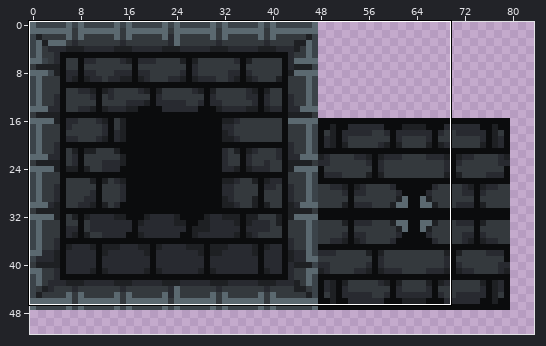
File history of a sprite sheet, Assets/Sprites/Tileset.png. The picture above shows the old version from afar; the outline marks the close-up.
Close-up. The starting point:
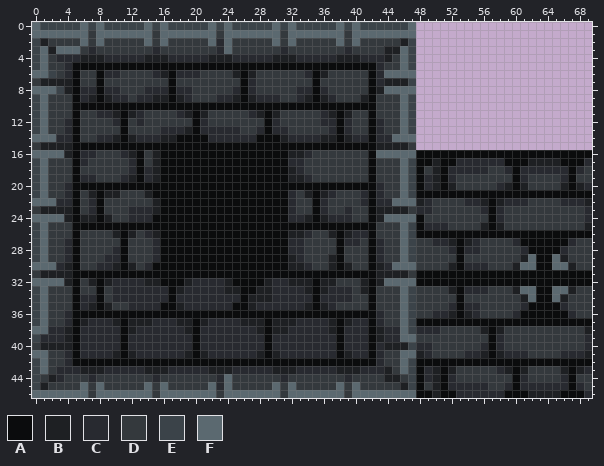
The file is 128x128 pixels. Colours within 5 levels of each other are drawn and written as one. Shown: x 0..69, y 0..46. The wide view leaves out empty margins.
Palette (. is transparent): A #0b0c0d  B #1e2023  C #282a30  D #34393d  E #3b4349  F #5b6970
Pixels before (only the part around the change), first column x 0:
 0 FEEEEEFEFEEEEEFEFEEEEEFEFEEEEEFEFEEEEEFEFEEEEEEF......................
 1 FFFFFFFDFFFFFFFDFFFFFFFDFFFFFFFDFFFFFFFDFFFFFFFF......................
 2 EBDDDDFDFDDDDDFDFDDDDDFCFDDDDDFDFDDDDDFDFDDDDDBE......................
 3 EFBFFFDCDDDDDDDCDDDDDDDCFDDDDDDCDDDDDDDCDDDDBBFE......................
 4 EFDCCCBBBCCCCCBBBCCCCCBBBCCCCCBBBCCCCCBBBCCCBDFE......................
 5 EFDDCAAAAAAAAAAAAAAAAAAAAAAAAAAAAAAAAAAAAAACDDFE......................
 6 FFEDCADDACCDDDDCBACCCDDDDBABDDDDDDCABDDDDDACFFFF......................
 7 DBBBBADDADDDDDDDDADDDDDDDDACDDDDDDDADDDDDDACBBBE......................
 8 FFFEBACCACCDDDCCCACCDDDDDCACDDDDDCCACDDDDDABFFFF......................
 9 EFDDDACBABCCDCCBBABCDDDCCBABCCCDDCBABCDDDBADDDFE......................
10 EFDDDAAAAAAAAAAAAAAAAAAAAAAAAAAAAAAAAAAAAAADDDFE......................
11 EFDDDADDCCBABCDDDDCBABDDDDDCBABDDDDDCBABDDADDDFE......................
12 EFDDCADDDDCADCDDDDDDACDDDDDDDACDDDDDCCACDDACDDFE......................
13 EFDDCADDDDDADDDDCCCBACCCCCDDCACCDDDDDCACDDACDDFE......................
14 FFFCCADDCCBABCCCBBAAAACCCCCCAAABCCCCBBABCCACCFFF......................
15 DBBBBAAAAAAAAAAAAAAAAAAAAAAAAAAAAAAAAAAAAAABBBBD......................
16 FFFFBACCDDDCBADBAAAAAAAAAAAAAAAABBCDDDDDDDAFFFFFAAAAAAAAAAAAAAAAAAAAAA
17 EFDDDACDDDDDCADBAAAAAAAAAAAAAAAACCDDDDDDDDADDDFEAABAACCCCCCAAABBBBAAAC
18 EFDDDADDDDDDCACBAAAAAAAAAAAAAAAABCDDDDDDDDADDDFEADBACCCCCDDCACCCCCCACD
19 EFDDDACCDDDCBACBAAAAAAAAAAAAAAAABBCDDDDDDDADDDFEACBACDDDDDDDACDDDDCADD
20 EFDDCAAAAAAAAAAAAAAAAAAAAAAAAAAAAAAAAAAAAAACDDFEACBABDDDDDCBABDDDDBABC
21 EFDDCADBABBDDDBAAAAAAAAAAAAAAAAACDBABCDDDCACDDFEAAAAAAAAAAAAAAAAAAAAAA
22 FFFCCADCADDDDDDBAAAAAAAAAAAAAAAACDDACDDDDCACCFFFBCDDDDCCBABCCCDDDDCCCB
23 DBBBBADCADDDCCCBAAAAAAAAAAAAAAAACDDACDDCDDABBBBDCCDDDDDDCACDDDDDDDDDDC
24 FFFFBABBABDDCCCAAAAAAAAAAAAAAAAACCBABCCCDDABFFFFADDDDDDDDACDDDDDDDDDDC
25 EFDDDAAAAAAAAAAAAAAAAAAAAAAAAAAAAAAAAAAAAAADDDFEACCCDDDDBABDDDDDDDDDDB
26 EFDDDADDDDBABDCBAAAAAAAAAAAAAAAABBCDDBABCCADDDFEAAAAAAAAAAAAAAAAAAAAAA
27 EFDDCADDDDDADDDCAAAAAAAAAAAAAAAACCDDDDACCDACDDFEDDCCBABCDDDDCAAAAAACDD
28 EFDDCADDDDCADDDCAAAAAAAAAAAAAAAACCDDDDADDDACDDFEDDDDCACCDDDDDCAAAACDDD
29 EFDDCADDDCCADDDCAAAAAAAAAAAAAAAABCDDDBADDDACDDFEDDDDDADDDDDDDBFAAFBDDD
30 FFFCBADDCCBABDCAAAAAAAAAAAAAAAAABBCDDBABDDABCFFFDDDDBACCCDDDBFFAAFFBDD
31 DBBBBAAAAAAAAAAAAAAAAAAAAAAAAAAAAAAAAAAAAAABBBBDAAAAAAAAAAAAAAAAAAAAAA
32 FFFFBADBABCCCCBBAAABCCCCBAAAABCCBBBABBDDDBABFFFFAAAAAAAAAAAAAAAAAAAAAA
33 EFDDDADDADCCCCCCCABCCCCCBBAABBCCCCBABCCCDBADDDFEDDDDBACCCDDDBFFAAFFBDD
34 EFDDDACCADCCCCCCCACCCCCCCCABBBCCCCCACCCCDDADDDFEDDDDDADDDDDDDBFAAFBDDD
35 EFDDDACBABDDCCCCAABCCCCCCAABCCCCCCBABCDDDDADDDFEDDDDCACCDDDDDCAAAACDDD
36 EFDDCAAAAAAAAAAAAAAAAAAAAAAAAAAAAAAAAAAAAAACDDFEDDCCBABCDDDDCAAAAAACDD
37 EFDDCABCCCBABBBCCCBBABCCCCBBBABBBCCCCBABCCACDDFEAAAAAAAAAAAAAAAAAAAAAA
38 FFCCBACCCCCABCCCCCCBACCCCCCCBABBCCCCCBACCCABCCFECCCDDDDDBABDDDDDDDDDDB
39 ECCCBACCCCCACCCCCCCCACCCCCCCCACCCCCCCCACCCABCCFFDDDDDDDDDACDDDDDDDDDDC
40 DBBBBACCCCCACCCCCCCCACCCCCCCCACCCCCCCCACCCACBBBECCDDDDDDCACDDDDDDDDDDC
41 FFDDCACCCCBABCCCCCCBABCCCCCCBABCCCCCCCABCCACDDFFBCDDDDCCBABCCCDDDDCCCB
42 EFDDCAAAAAAAAAAAAAAAAAAAAAAAAAAAAAAAAAAAAAACDDFEAAAAAAAAAAAAAAAAAAAAAA
43 EFDCCCBBBCCCCCBBBCCCCCBBBCCCCCBBBCCCCCBBBCCCBDFEACBABDDDDDCBABDDDDBABC
44 EDBCDDDCDDDDDDDCDDDDDDDCFDDDDDDCDDDDDDDCDDDDBBDEACBACDDDDDDDACDDDDCADD
45 EBDDDDFDFDDDDDFDFDDDDDFCFDDDDDFDFDDDDDFDFDDDDDBEADBACCCCCDDCACCCCCCACD
46 FFFFFFFDFFFFFFFDFFFFFFFDFFFFFFFDFFFFFFFDFFFFFFFFAABAACCCCCCAAABBBBAAAC
The result:
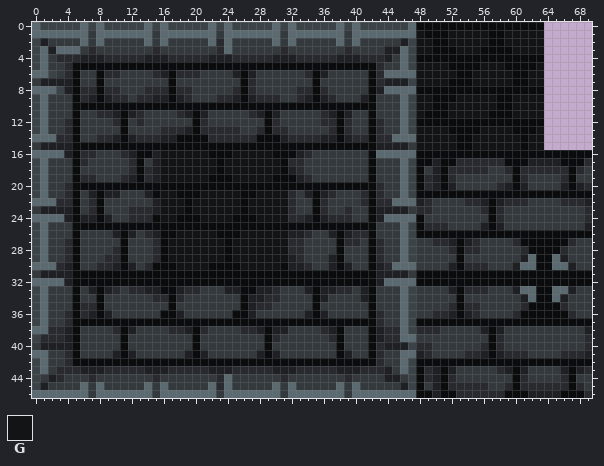
Colours new in this view: G #131416
Difference:
Changed rows in their new state; - is an unchanged pixel.
first column x 6:
 0 ------------------------------------------AAAAAAAAAAAAAAAA
 1 ------------------------------------------GAAAGGGGGAAGGGGG
 2 ------------------------------------------GGAAGGGGGAAGGGGG
 3 ------------------------------------------GGAAAGGGAAAAGGGG
 4 ------------------------------------------AAAAAAAAAAAAAAAA
 5 ------------------------------------------GGGGAAAAGGGAAAAG
 6 ------------------------------------------GGGGGAAGGGGGAAGG
 7 ------------------------------------------GGGGAAAGGGGGAAGG
 8 ------------------------------------------AAAAAAAAAAAAAAAA
 9 ------------------------------------------GGAAAGGGGGAAGGGG
10 ------------------------------------------GGAAGGGGGGAAGGGG
11 ------------------------------------------GAAAGGGGGAAAGGGG
12 ------------------------------------------AAAAAAAAAAAAAAAA
13 ------------------------------------------GGGGAAAAGGGGAAAG
14 ------------------------------------------GGGGGAAGGGGGGAGG
15 ------------------------------------------GGGGGAAGGGGGGAGG
16 --------A-GGGGGG---GGGGG--A-------------------------------
17 ----------GGGGGGG-GGGGGGG---------------------------------
18 ----------GGGGGGG-GGGGGGG---------------------------------
19 ----------GGGGGG---GGGGG--A-------------------------------
21 ----------GG---GGGGG--GGGG--------------------------------
22 ----------GGG-GGGGGG-GGGGG--------------------------------
23 ----------GGG-GGGGGG-GGGGG--------------------------------
24 ----------GG---GGGG---GGGG--------------------------------
26 ------------GGGGG---GGGGGG--------------------------------
27 -----------GGGGGGG-GGGGGGG--------------------------------
28 -----------GGGGGGG-GGGGGGG--------------------------------
29 -----------GGGGGGG-GGGGGGG--------------------------------
30 ------------GGGG----GGGGG---------------------------------
32 AA-AAAAAAA---AAAAAA----AAAAAA-AAAAAA----------------------
33 -B-B-D--BBA----DDD-------DDD---B--------------------------
34 DD--DDDDD----DDDDDDD---C-DDDD-BDDD-B----------------------
35 -C-D--DDDDD-DDDDDDDD----DDDDD-DD--------------------------
36 CB-BDDDDDD--BDDDDDD--BDDDDDDB-BDDDDD----------------------
37 AAAAA-AAAAAAAA-AAAAAAAA-AAAAAAAA-AAA----------------------
38 DDDD---DDDD-----DDDD------DDDD---DDD----------------------
39 DDDDD-DDDDDDDD-DDDDDDDD--DDDDDD--DDD----------------------
40 DDDDD-DDDDDDDD-DDDDDDDD-DDDDDDDD-DDD----------------------
41 DDDD---DDDDDD---DDDDDD---DDDDDDD--DD----------------------
Changed places in both close-ups, as pixel boxes (x1, y1, x2, y2):
added: (416, 22, 544, 150)
changed: (80, 150, 368, 358)
